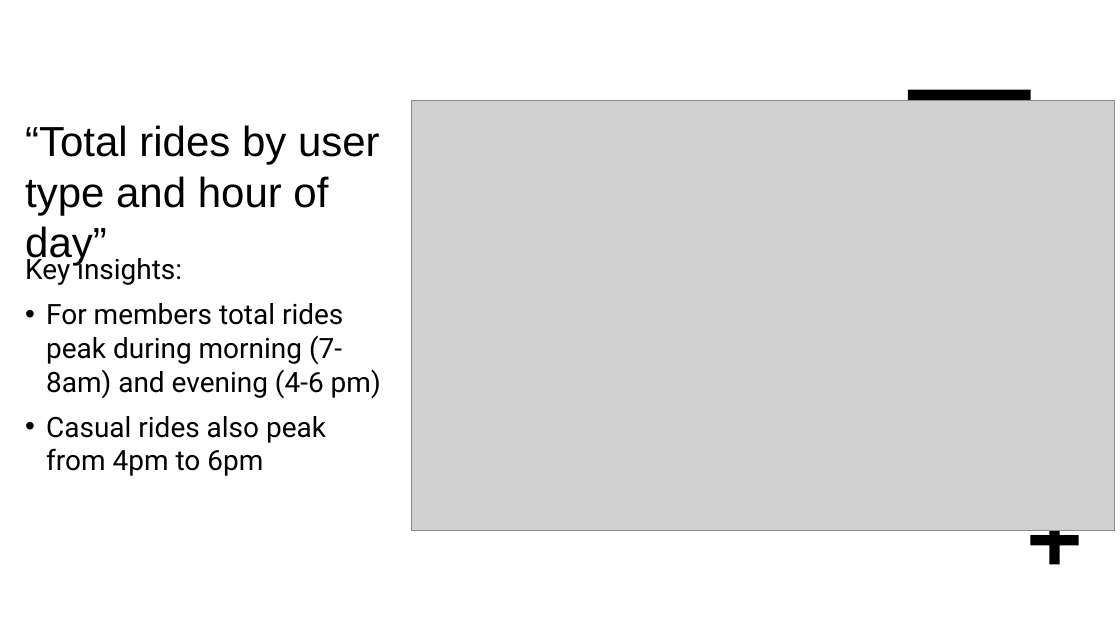
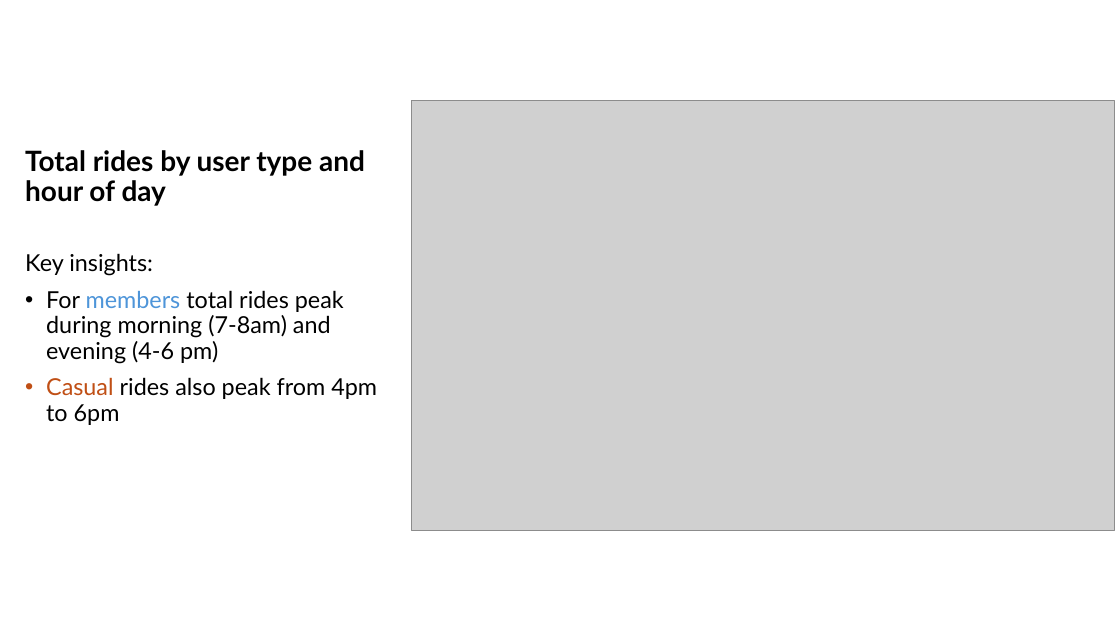
Before and after one commit to aruzhanKar/-Cyclistic-bike-share-analysis-case-study-, a slide deck: slide 7 of Cyclistic visualizations .pptx. Drawn at 1120x630 pixels with LibreOffice and Linux fonts; fonts in the diff are those of the drawing; grey boxes stand for pictures. Boxes give left, top, right and bottom in pixels: in the first picture for what was removed or moved away, otherwise in the second. Text is boxed around its words. In the diff, an @@ line names an element or a change of style, - is before the commit and + after.

```diff
--- a/Cyclistic visualizations .pptx
+++ b/Cyclistic visualizations .pptx
@@ rectangle removed at (0,0,1120,630) @@
@@ title "Total rides by user type ..." at (25,150,365,206): vertical alignment top to middle @@
@@ rectangle removed at (566,101,1078,630) @@
@@ rectangle removed at (908,90,1031,101) @@
@@ title at (25,150,365,206): text changed; size 36 to 24 pt; font Arial to Lato; bold on @@
-“Total rides by user type and hour of day”
+Total rides by user type and hour of day
@@ text "Key insights:" at (25,253,377,425): size 24 to 20 pt, font Roboto to Lato; text colour #000000 to #4E95D9 in "members"; text colour #000000 to #C04F15 in "Casual"; line spacing 1 to 0.9 @@
@@ plus removed at (1031,516,1079,564) @@
```
Also in this commit, not shown: 14 other slides changed.
